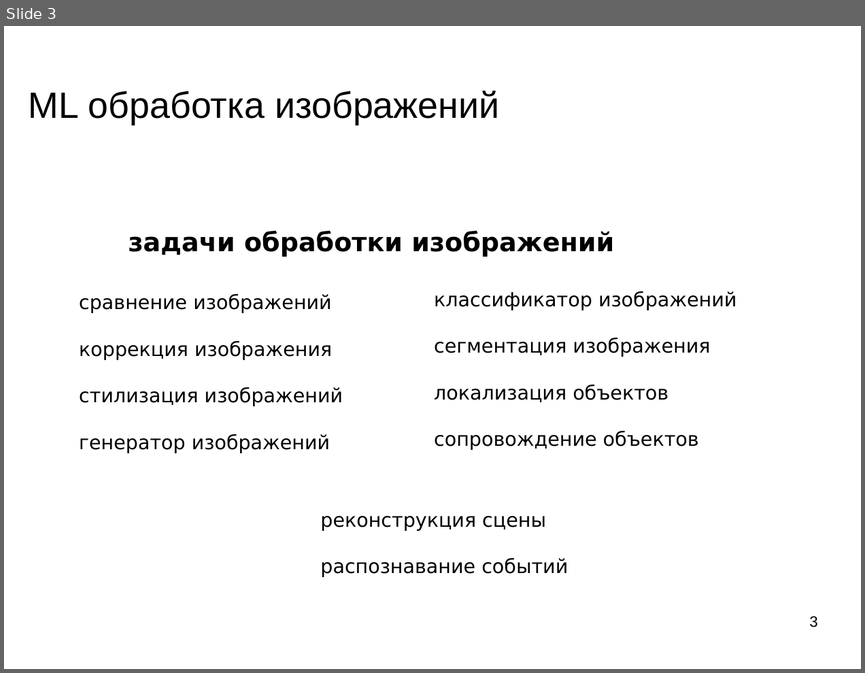
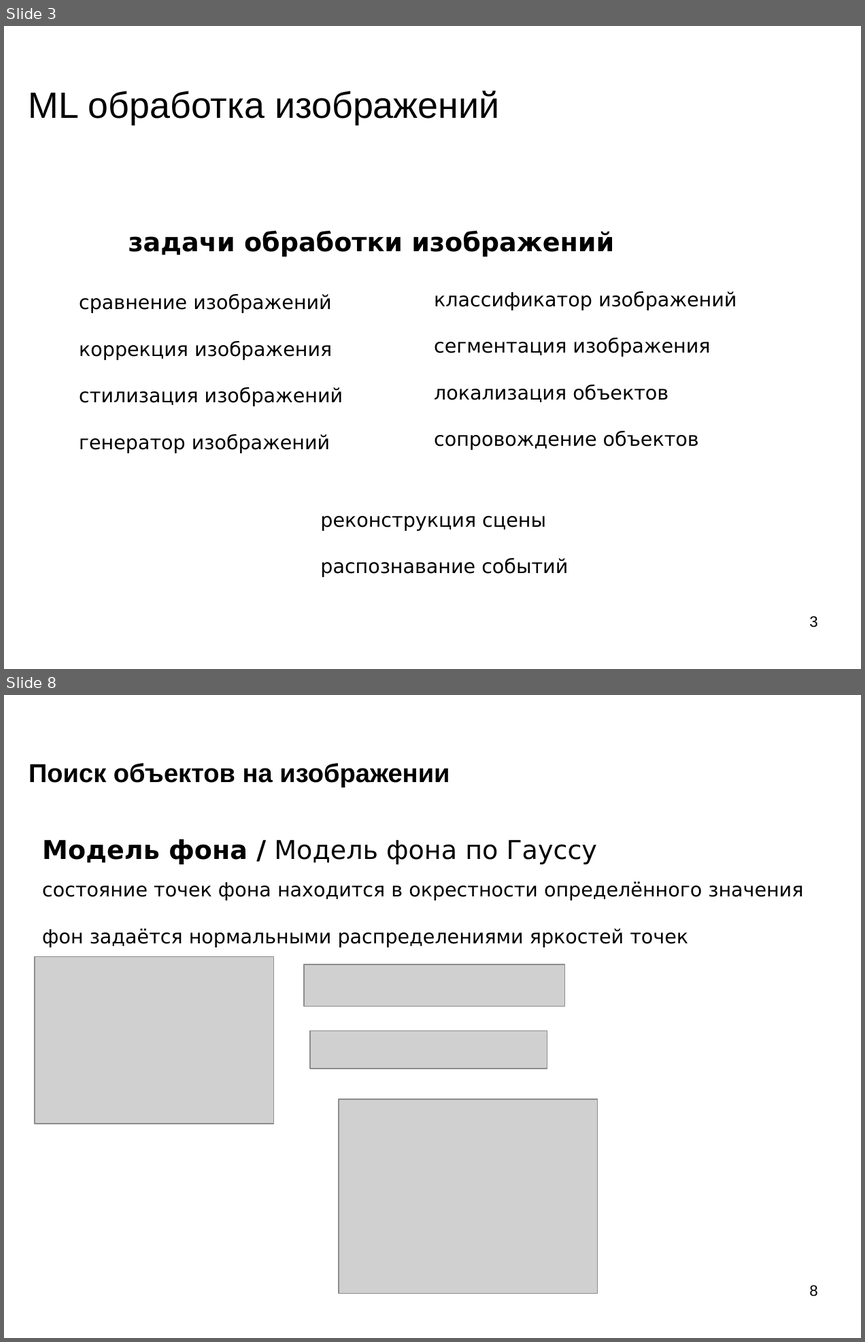
Before and after one commit to mechanoid5/ml_lectorium_2023_I, a slide deck: 20-img-proc.odp. Shown one above the other, each under a label of ours: slide 3 before the commit, slides 3 and 8 after it; the slides between them are not shown. The pictures are 865x673 and 865x1342 pixels, drawn with LibreOffice and Linux fonts; fonts in the diff are those of the drawing; grey boxes stand for pictures; background and template pictures are left out. Boxes give left, top, right and bottom in pixels: in the first picture for what was removed or moved away, otherwise in the second. Text is boxed around its words. In the diff, an @@ line names an element or a change of style, - is before the commit and + after.

```diff
--- a/20-img-proc.odp
+++ b/20-img-proc.odp
@@ slide 8 added at (4,695,861,1338), background picture (left out) @@
@@ title added at (28,763,449,787), 24 pt, text #000000, bold @@
+Поиск объектов на изображении
@@ text added at (42,839,803,947), 18 pt, text #000000 @@
+Модель фона / Модель фона по Гауссу
+состояние точек фона находится в окрестности определённого значения
+фон задаётся нормальными распределениями яркостей точек
@@ picture added at (35,956,273,1123) @@
@@ picture added at (304,964,564,1006) @@
@@ picture added at (310,1030,547,1068) @@
@@ picture added at (339,1100,597,1293) @@
@@ page number added at (809,1285,817,1296), 14 pt, text #000000 @@
+8
```
Also in this commit, not shown: 1 slide changed, 17 other slides added, 47 other files.
